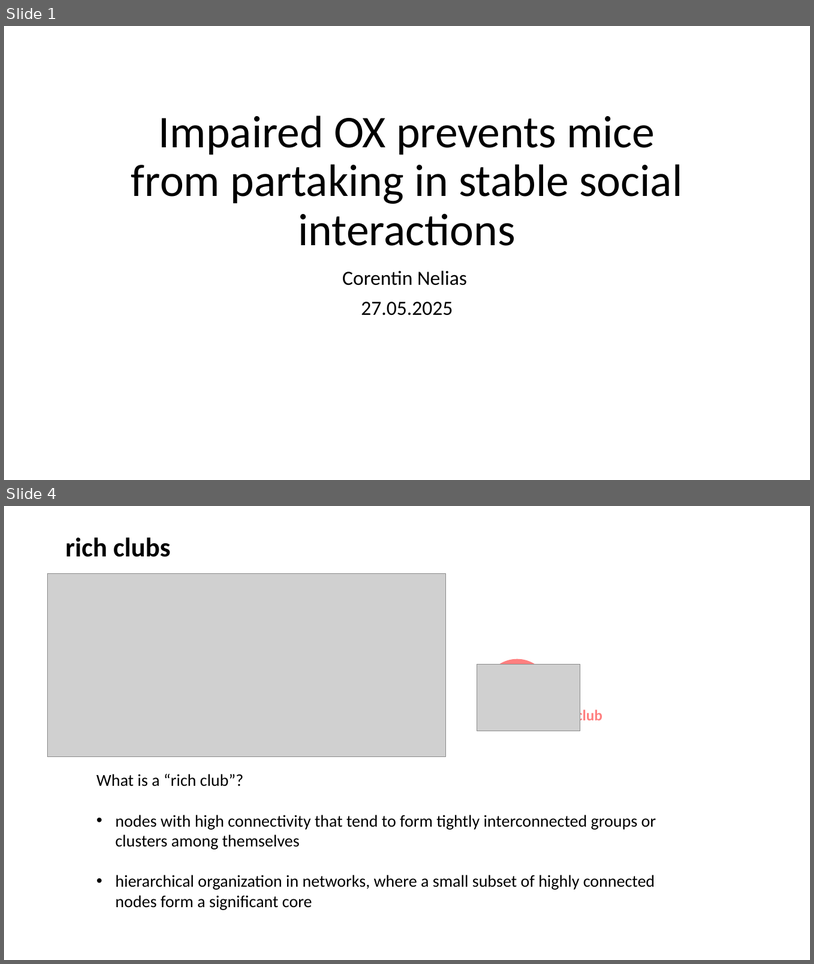
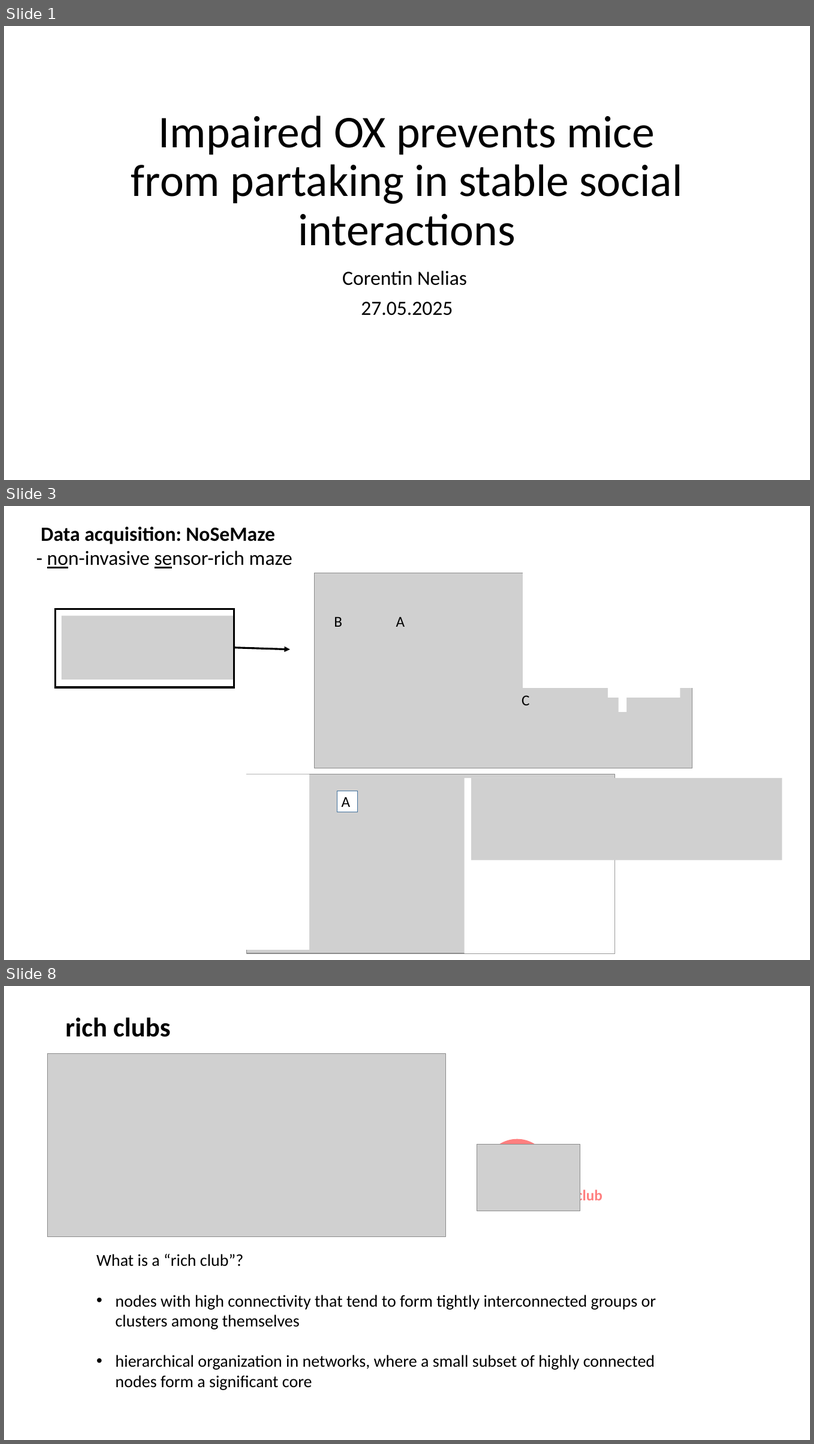
Before and after one commit to KelschLAB/NoSeMaze-stableRichClubs, a slide deck: plots/progress_report_27052025.pptx. Shown one above the other, each under a label of ours: slides 1 and 4 before the commit, slides 1, 3 and 8 after it; the slides between them are not shown. The pictures are 814x964 and 814x1444 pixels, drawn with LibreOffice and Linux fonts; fonts in the diff are those of the drawing; grey boxes stand for pictures. Boxes give left, top, right and bottom in pixels: in the first picture for what was removed or moved away, otherwise in the second. Text is boxed around its words. In the diff, an @@ line names an element or a change of style, - is before the commit and + after.

```diff
--- a/plots/progress_report_27052025.pptx
+++ b/plots/progress_report_27052025.pptx
@@ slide 3 added at (4,506,810,960), background #FFFFFF @@
@@ text added at (41,526,293,568), 24 pt, text #000000 @@
+Data acquisition: NoSeMaze
+- non-invasive sensor-rich maze
@@ picture added at (314,573,693,768) @@
@@ rectangle added at (524,573,692,687), fill #FFFFFF, outline #FFFFFF 1 pt @@
@@ rectangle added at (56,609,234,687), outline #000000 2.25 pt @@
@@ picture added at (62,615,234,679) @@
@@ text added at (334,617,342,627), 18 pt, text #000000 @@
+B
@@ text added at (396,617,405,627), 18 pt, text #000000 @@
+A
@@ arrow added from (234, 648) to (290, 649), #000000 2.25 pt @@
@@ rectangle added at (608,661,680,697), fill #FFFFFF @@
@@ text added at (522,695,530,705), 18 pt, text #000000 @@
+C
@@ rectangle added at (618,694,627,712), fill #FFFFFF @@
@@ rectangle added at (159,774,309,949), fill #FFFFFF @@
@@ picture added at (247,774,615,953) @@
@@ rectangle added at (338,791,358,812), fill #FFFFFF, outline #43739E 1 pt @@
@@ rectangle added at (464,778,615,953), fill #FFFFFF @@
@@ picture added at (471,778,783,860) @@
@@ text added at (342,796,351,807), 18 pt, text #000000 @@
+A
@@ what was slide 4 is now slide 8 @@
```
Also in this commit, not shown: 2 slides changed, 3 other slides added, 10 other files.
